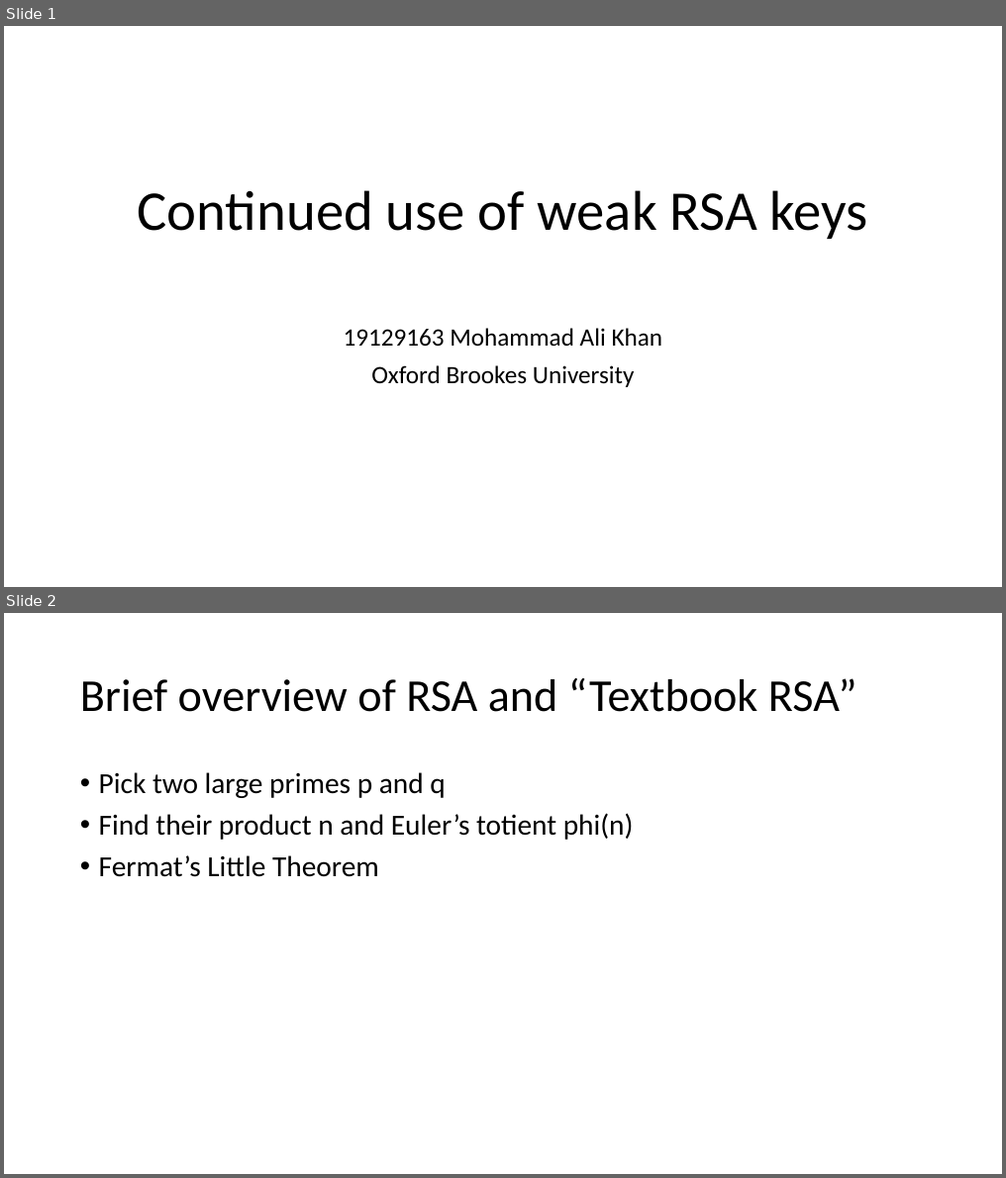
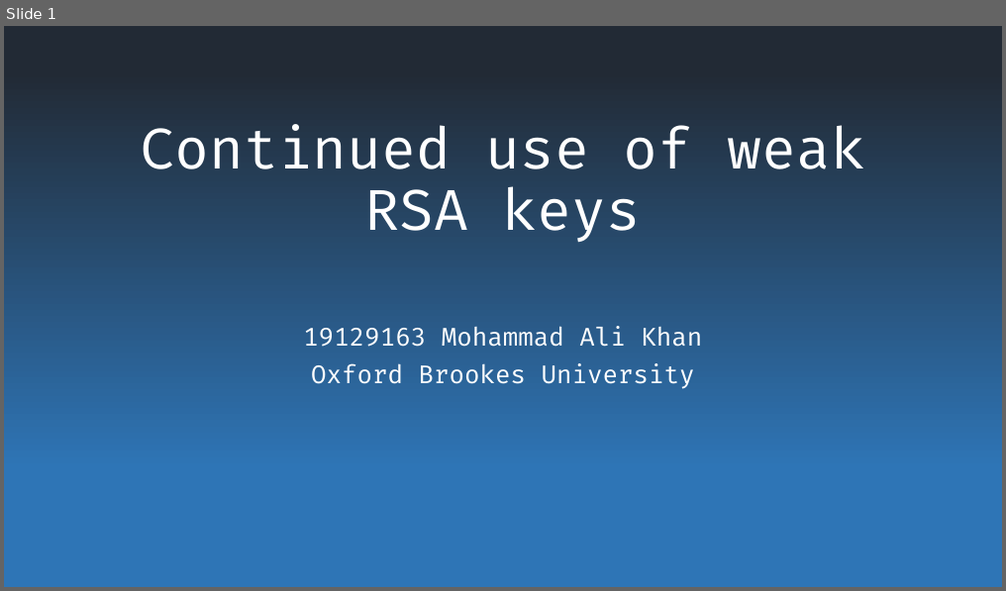
Before and after one commit to mhdl1991/19129163_TECH7009_repo, a slide deck: Continued use of weak RSA keys.pptx. Shown one above the other, each under a label of ours: slides 1 and 2 before the commit, slide 1 after it. The pictures are 1006x1178 and 1006x591 pixels, drawn with LibreOffice and Linux fonts; fonts in the diff are those of the drawing. Boxes give left, top, right and bottom in pixels: in the first picture for what was removed or moved away, otherwise in the second. Text is boxed around its words. In the diff, an @@ line names an element or a change of style, - is before the commit and + after.

```diff
--- a/Continued use of weak RSA keys.pptx
+++ b/Continued use of weak RSA keys.pptx
@@ slide 2 removed at [4,613,1002,1174], background #FFFFFF @@
@@ title removed at [80,678,857,712] @@
-Brief overview of RSA and “Textbook RSA”
@@ text removed at [99,772,634,877] @@
-• Pick two large primes p and q
-• Find their product n and Euler’s totient phi(n)
-• Fermat’s Little Theorem
@@ slide 1 changed as well @@
@@ background #FFFFFF to gradient #222A35 to #2E75B6 @@
@@ title "Continued use of weak RSA ..." at [141,125,864,243]: font Calibri to Fira Code, text colour #000000 to #FFFFFF @@
@@ subtitle "19129163 Mohammad Ali Khan" at [303,326,702,389]: font Calibri to Fira Code, text colour #000000 to #FFFFFF @@
```
Also in this commit, not shown: 4 slides added.
